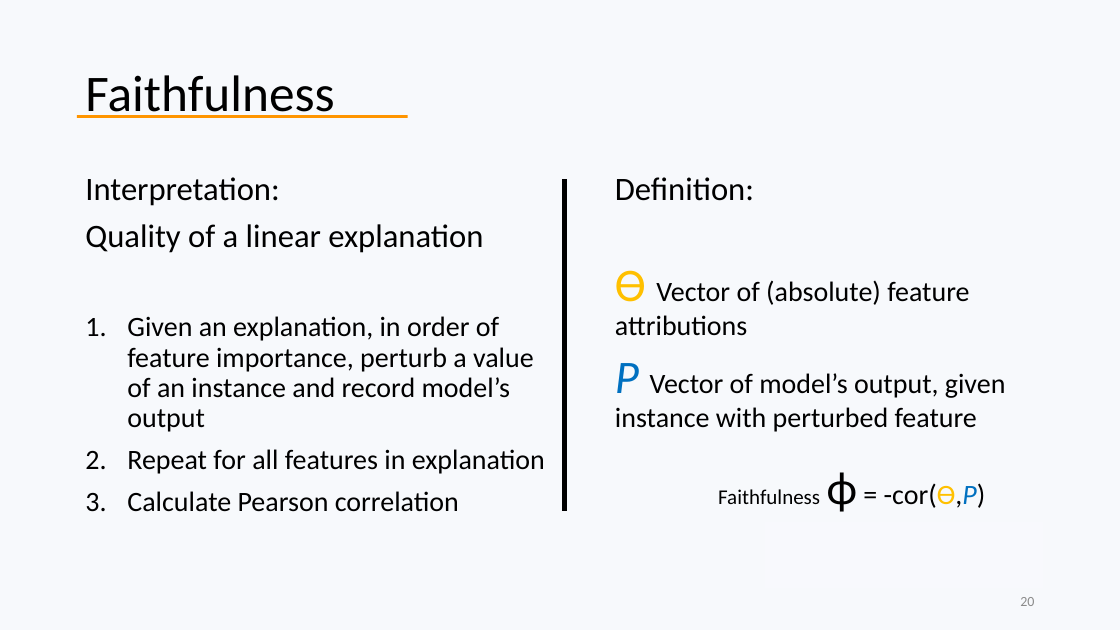
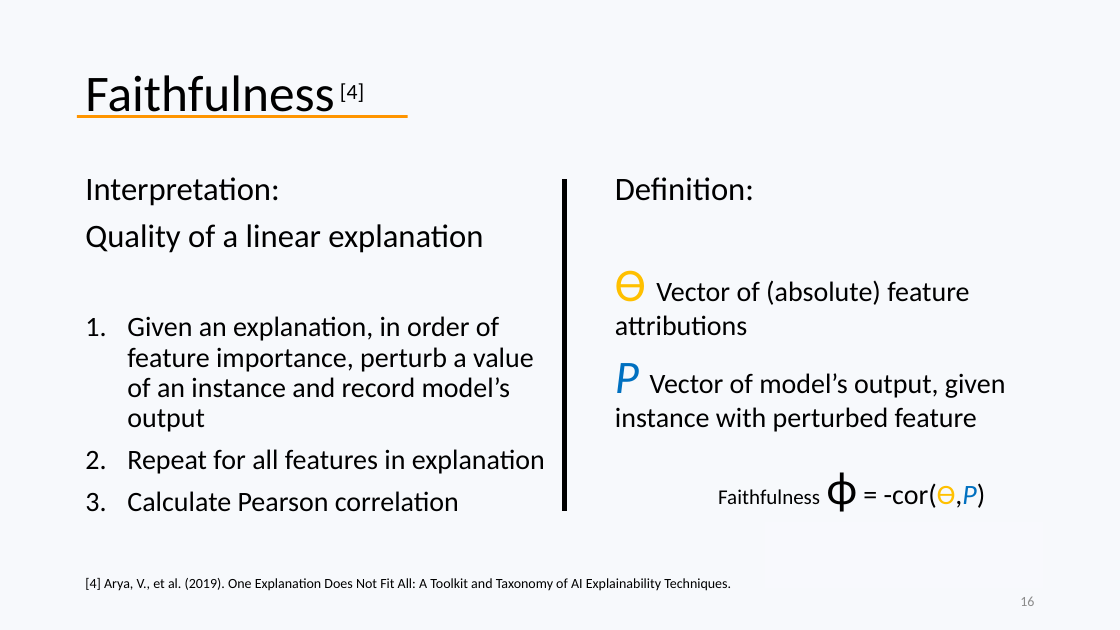
Before and after one commit to marnixm/lime_experiments, a slide deck: slide 16 of _Presentation/Thesis Marnix Maas (2020) - An assessment of black box model explainers.pptx (slide 20 before the commit). Drawn at 1120x630 pixels with LibreOffice and Linux fonts; fonts in the diff are those of the drawing; background and template pictures are left out. Boxes give left, top, right and bottom in pixels: in the first picture for what was removed or moved away, otherwise in the second. Text is boxed around its words. In the diff, an @@ line names an element or a change of style, - is before the commit and + after.

```diff
--- a/_Presentation/Thesis Marnix Maas (2020) - An assessment of black box model explainers.pptx
+++ b/_Presentation/Thesis Marnix Maas (2020) - An assessment of black box model explainers.pptx
@@ title at (x1=85, y1=75, x2=364, y2=118): text changed @@
-Faithfulness
+Faithfulness [4]
@@ text added at (x1=85, y1=578, x2=731, y2=591), 12 pt, text #000000 @@
+[4] Arya, V., et al. (2019). One Explanation Does Not Fit All: A Toolkit and Taxonomy of AI Explainability Techniques.
@@ page number at (x1=1020, y1=597, x2=1034, y2=606): text changed @@
-20
+16
```
Also in this commit, not shown: 18 other slides changed, 2 slides added, 9 slides removed, 10 other files.
